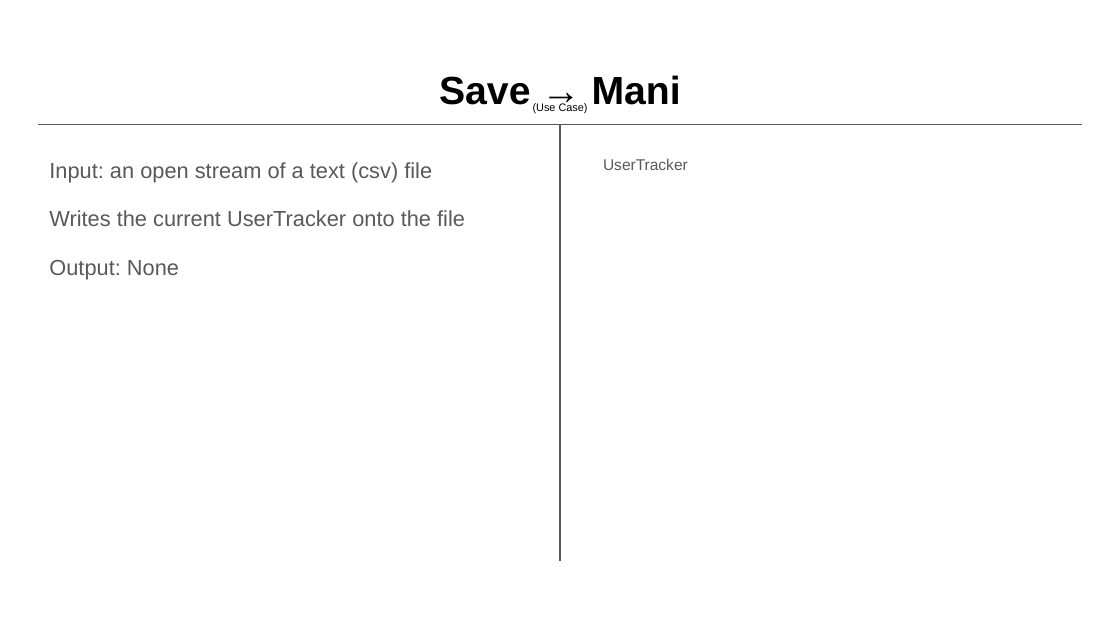
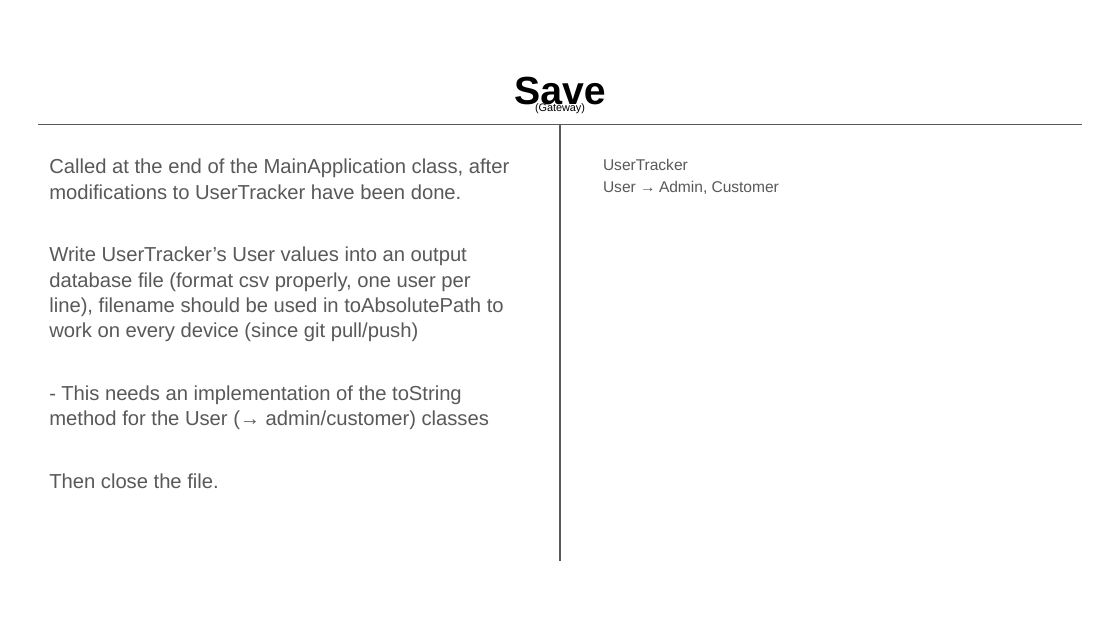
Before and after one commit to hud9925/FlightManager, a slide deck: slide 11 of phase0/CRC Model.pptx (slide 10 before the commit). Drawn at 1120x630 pixels with LibreOffice and Linux fonts; fonts in the diff are those of the drawing. Boxes give left, top, right and bottom in pixels: in the first picture for what was removed or moved away, otherwise in the second. Text is boxed around its words. In the diff, an @@ line names an element or a change of style, - is before the commit and + after.

```diff
--- a/phase0/CRC Model.pptx
+++ b/phase0/CRC Model.pptx
@@ title at box(514, 76, 605, 112): text changed @@
-Save → Mani
+Save
@@ text at box(535, 103, 585, 113): text changed @@
-(Use Case)
+(Gateway)
@@ text at box(49, 158, 509, 488): text changed; size 14 to 12.9 pt @@
-Input: an open stream of a text (csv) file
-Writes the current UserTracker onto the file
-Output: None
+Called at the end of the MainApplication class, after modifications to UserTracker have been done.
+Write UserTracker’s User values into an output database file (format csv properly, one user per line), filename should be used in toAbsolutePath to work on every device (since git pull/push)
+- This needs an implementation of the toString method for the User (→ admin/customer) classes
+Then close the file.
@@ text at box(603, 180, 779, 194): paragraph added @@
+User → Admin, Customer
```
Also in this commit, not shown: 13 other slides changed, 1 slide added.
